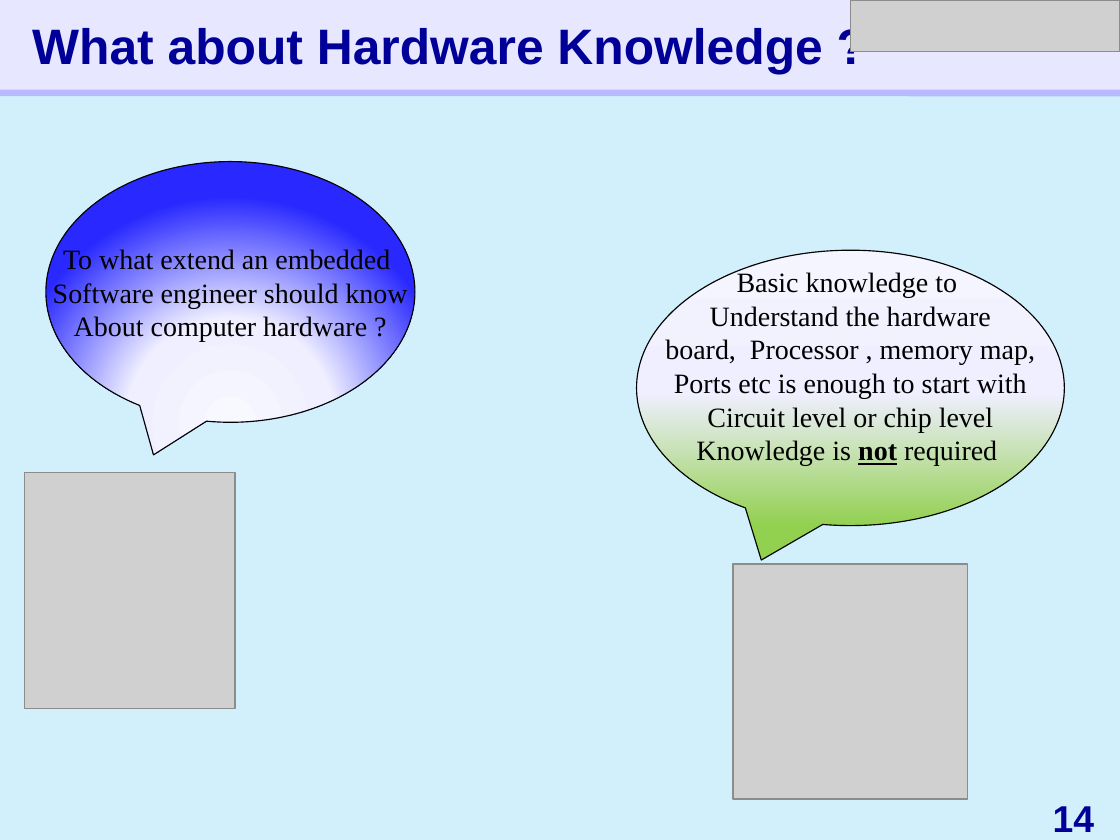
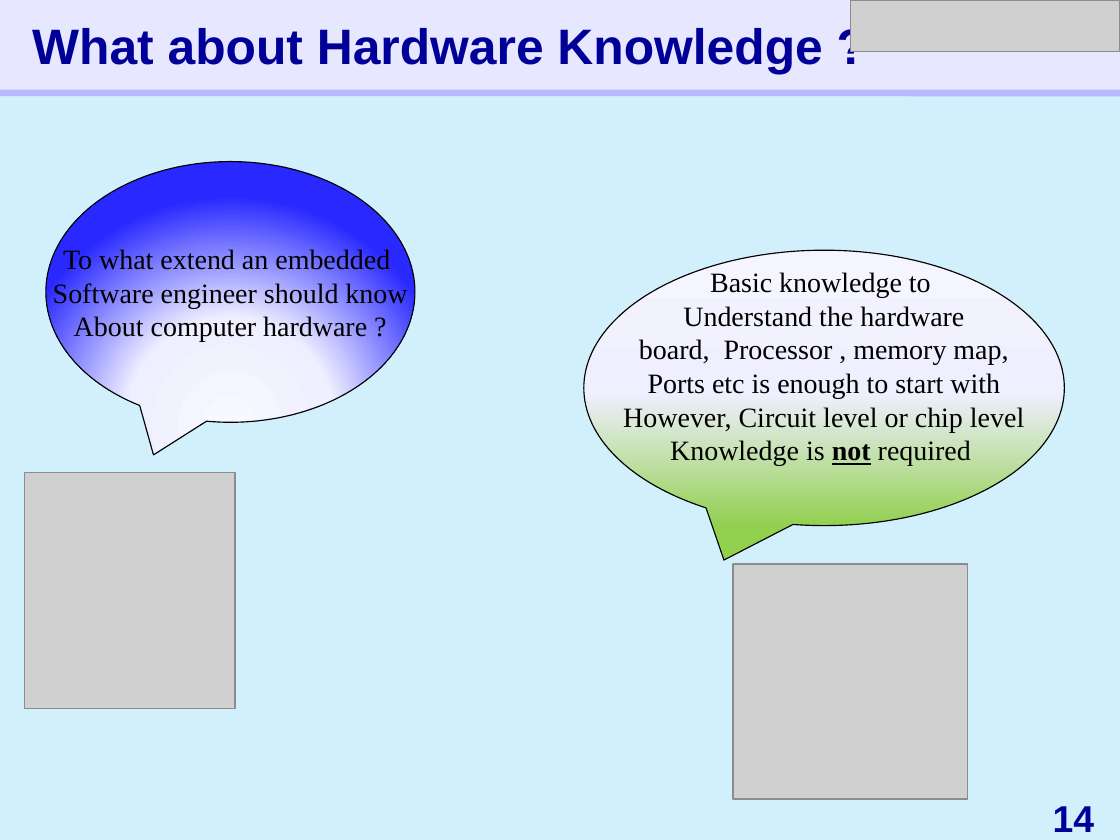
Before and after one commit to helloprash/C-Basics, a slide deck: slide 14 of VLSI_EMB_Training.pptx. Drawn at 1120x840 pixels with LibreOffice and Linux fonts; fonts in the diff are those of the drawing; grey boxes stand for pictures. Boxes give left, top, right and bottom in pixels: in the first picture for what was removed or moved away, otherwise in the second. Text is boxed around its words. In the diff, an @@ line names an element or a change of style, - is before the commit and + after.

```diff
--- a/VLSI_EMB_Training.pptx
+++ b/VLSI_EMB_Training.pptx
@@ speech bubble "Basic knowledge to": place and size @@
-speech bubble "Basic knowledge to" at [636, 250, 1064, 525]
+speech bubble "Basic knowledge to" at [584, 250, 1064, 525]
@@ text in speech bubble at [623, 407, 1024, 432]: text changed @@
-Circuit level or chip level
+However, Circuit level or chip level
```
Also in this commit, not shown: 1 other slide changed, 1 slide added.
